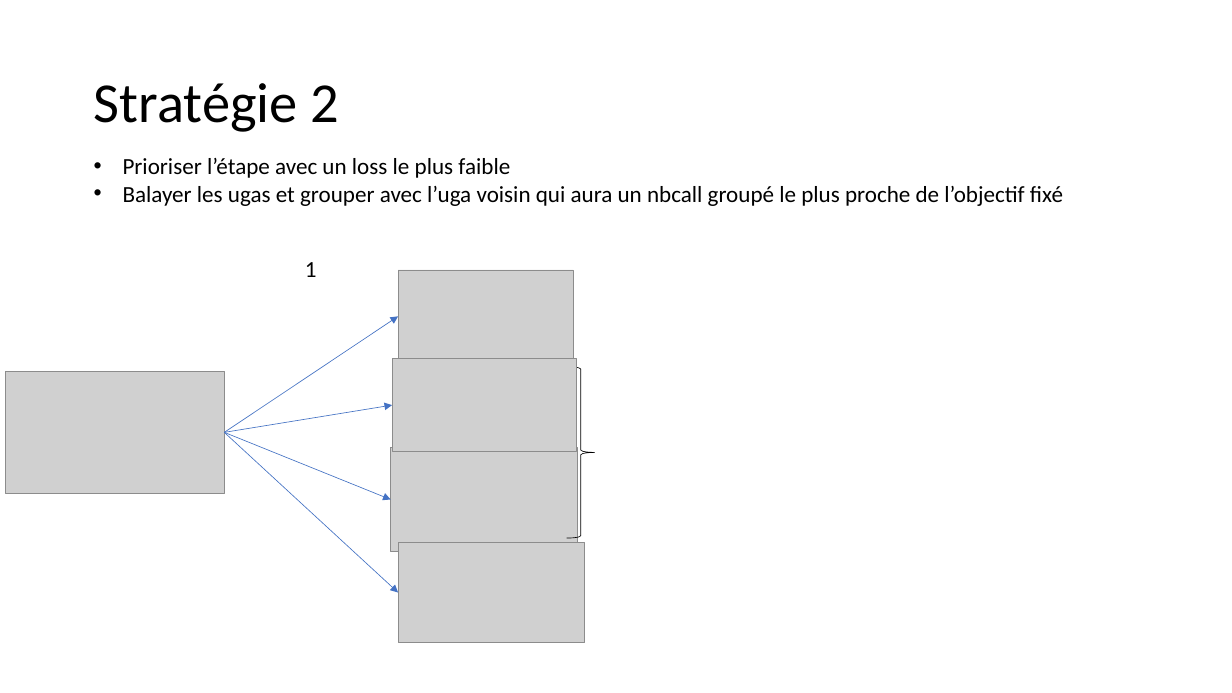
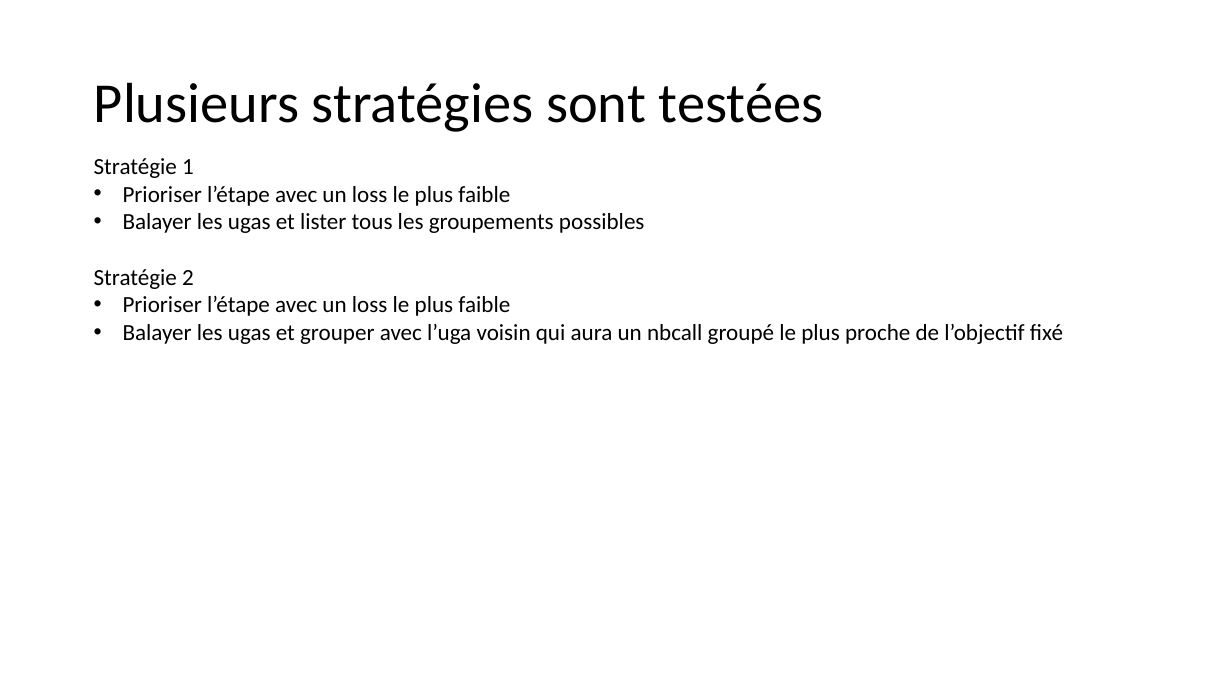
Before and after one commit to leopoldlacroix/graph_proj, a slide deck: slide 4 of explication.pptx (slide 8 before the commit). Drawn at 1232x693 pixels with LibreOffice and Linux fonts; fonts in the diff are those of the drawing; grey boxes stand for pictures. Boxes give left, top, right and bottom in pixels: in the first picture for what was removed or moved away, otherwise in the second. Text is boxed around its words. In the diff, an @@ line names an element or a change of style, - is before the commit and + after.

```diff
--- a/explication.pptx
+++ b/explication.pptx
@@ title at box(94, 82, 823, 132): text changed @@
-Stratégie 2
+Plusieurs stratégies sont testées
@@ text at box(94, 158, 645, 289): paragraphs added @@
+Stratégie 1
+• Prioriser l’étape avec un loss le plus faible
+• Balayer les ugas et lister tous les groupements possibles
+Stratégie 2
@@ text removed at box(305, 262, 317, 277) @@
-1
@@ picture removed at box(398, 270, 574, 362) @@
@@ arrow removed from (225, 433) to (398, 316) @@
@@ picture removed at box(392, 359, 576, 451) @@
@@ picture removed at box(6, 372, 225, 494) @@
@@ right brace removed at box(567, 367, 594, 538) @@
@@ arrow removed from (225, 433) to (392, 405) @@
@@ arrow removed from (225, 433) to (391, 500) @@
@@ arrow removed from (225, 433) to (398, 592) @@
@@ picture removed at box(391, 448, 578, 552) @@
@@ picture removed at box(398, 543, 585, 643) @@
```
Also in this commit, not shown: 7 other slides changed, 1 slide removed, 8 other files.
